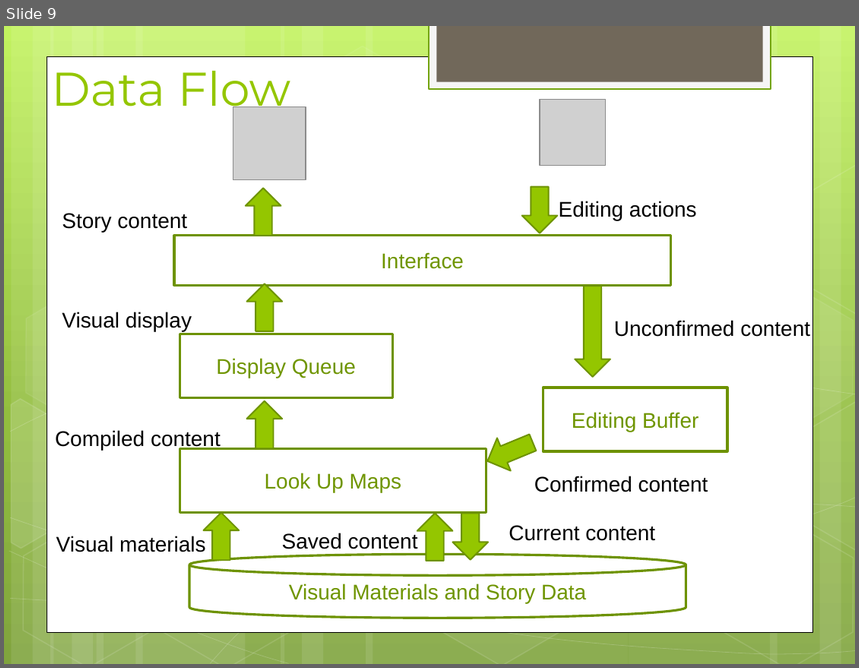
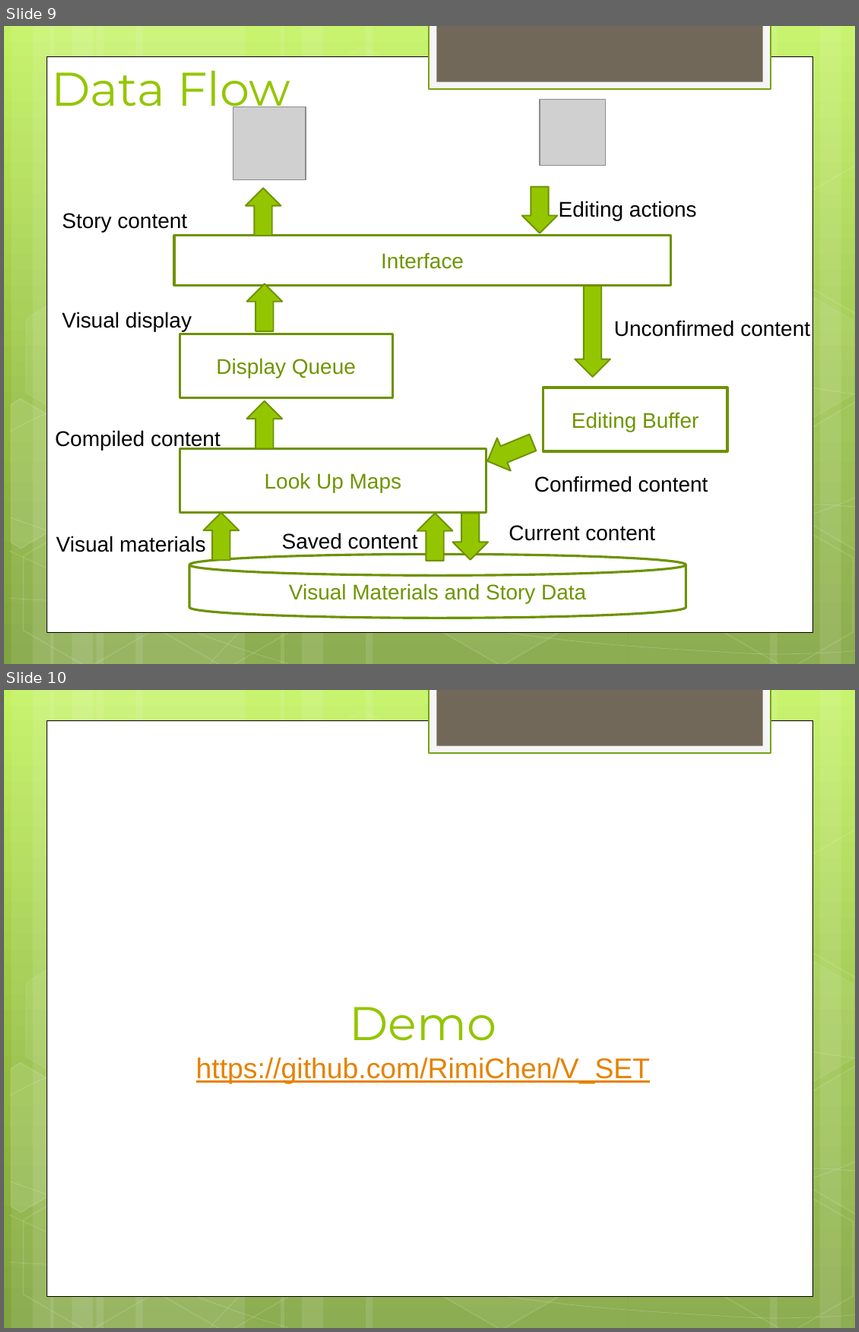
Before and after one commit to RimiChen/2016_V_SET, a slide deck: V-SET.pptx. Shown one above the other, each under a label of ours: slide 9 before the commit, slides 9 and 10 after it. The pictures are 859x668 and 859x1332 pixels, drawn with LibreOffice and Linux fonts; fonts in the diff are those of the drawing; grey boxes stand for pictures. Boxes give left, top, right and bottom in pixels: in the first picture for what was removed or moved away, otherwise in the second. Text is boxed around its words. In the diff, an @@ line names an element or a change of style, - is before the commit and + after.

```diff
--- a/V-SET.pptx
+++ b/V-SET.pptx
@@ slide 10 added at bbox=[4, 690, 855, 1328], background gradient #C3F35F to #93BF3F to #81A53E; not listed: 31 template elements that a slide beside it also shows @@
@@ title added at bbox=[196, 1007, 650, 1084], 24 pt, text #E68200, underline @@
+Demo
+https://github.com/RimiChen/V_SET
```
Also in this commit, not shown: 1 slide removed, 19 other files.
